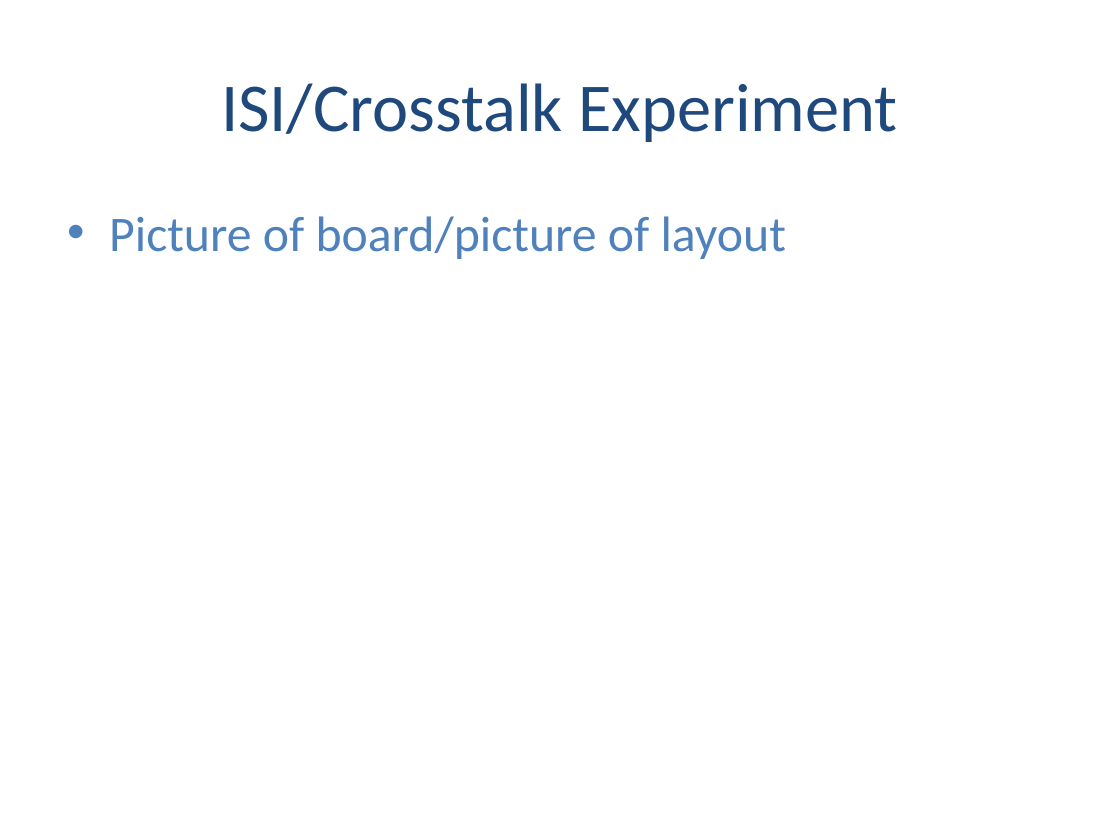
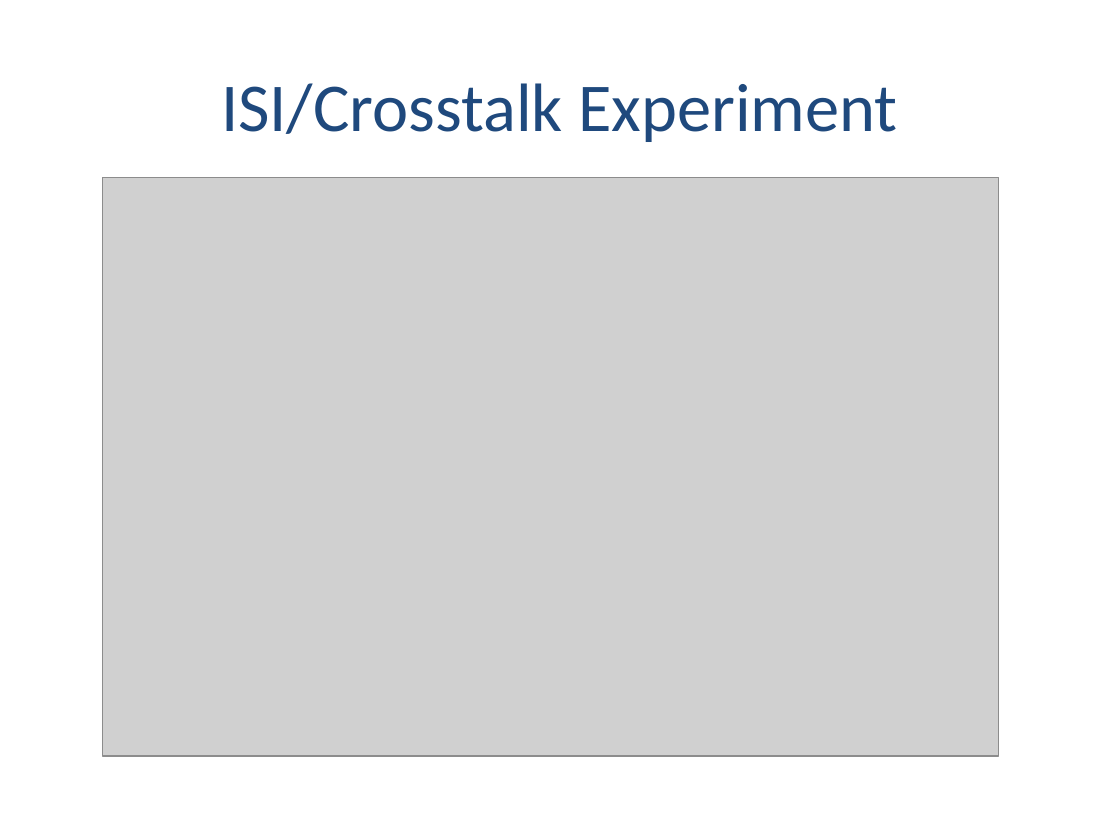
Before and after one commit to BrandonTowell/Capstone-Team-12, a slide deck: slide 6 of Documentation/T12 Final Presentation.pptx. Drawn at 1120x840 pixels with LibreOffice and Linux fonts; fonts in the diff are those of the drawing; grey boxes stand for pictures. Boxes give left, top, right and bottom in pixels: in the first picture for what was removed or moved away, otherwise in the second. Text is boxed around its words. In the diff, an @@ line names an element or a change of style, - is before the commit and + after.

```diff
--- a/Documentation/T12 Final Presentation.pptx
+++ b/Documentation/T12 Final Presentation.pptx
@@ picture added at (103,177,999,756) @@
@@ text removed at (109,216,786,259) @@
-• Picture of board/picture of layout
```
Also in this commit, not shown: 7 other slides changed, 4 slides added, 4 slides removed.
